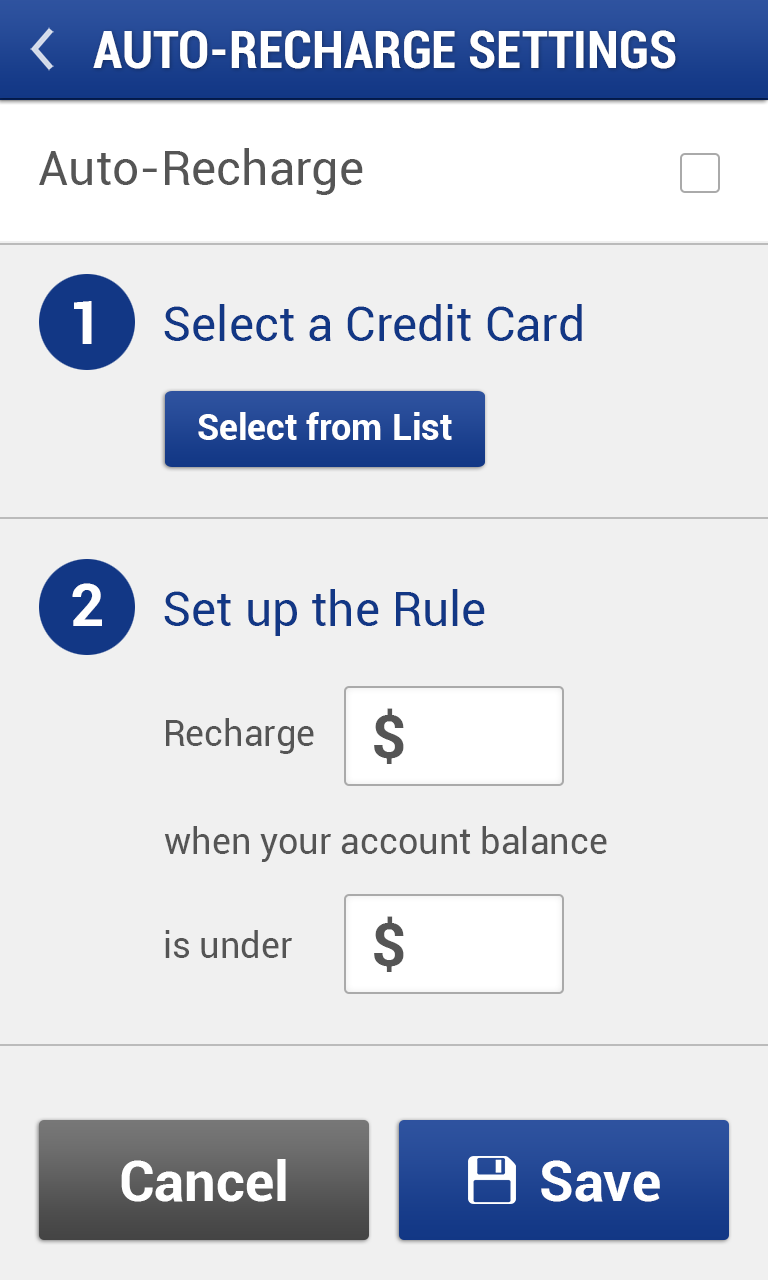
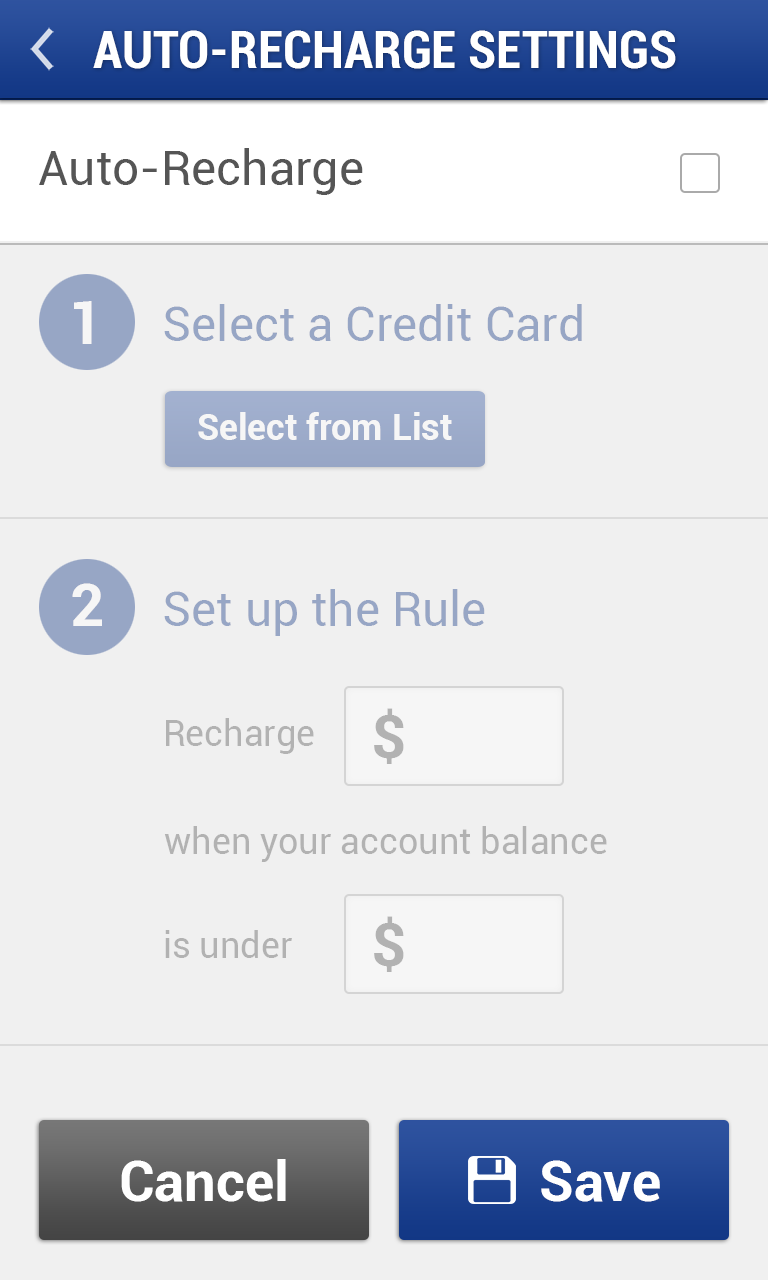
Layers edited between the first and the second 768x1280 image:
"1" (1st of 2, in "cnt"): opacity 100% → 40% over bbox(0, 274, 768, 519)
"2" (1st of 2, in "cnt"): opacity 100% → 40% over bbox(0, 559, 768, 1046)
